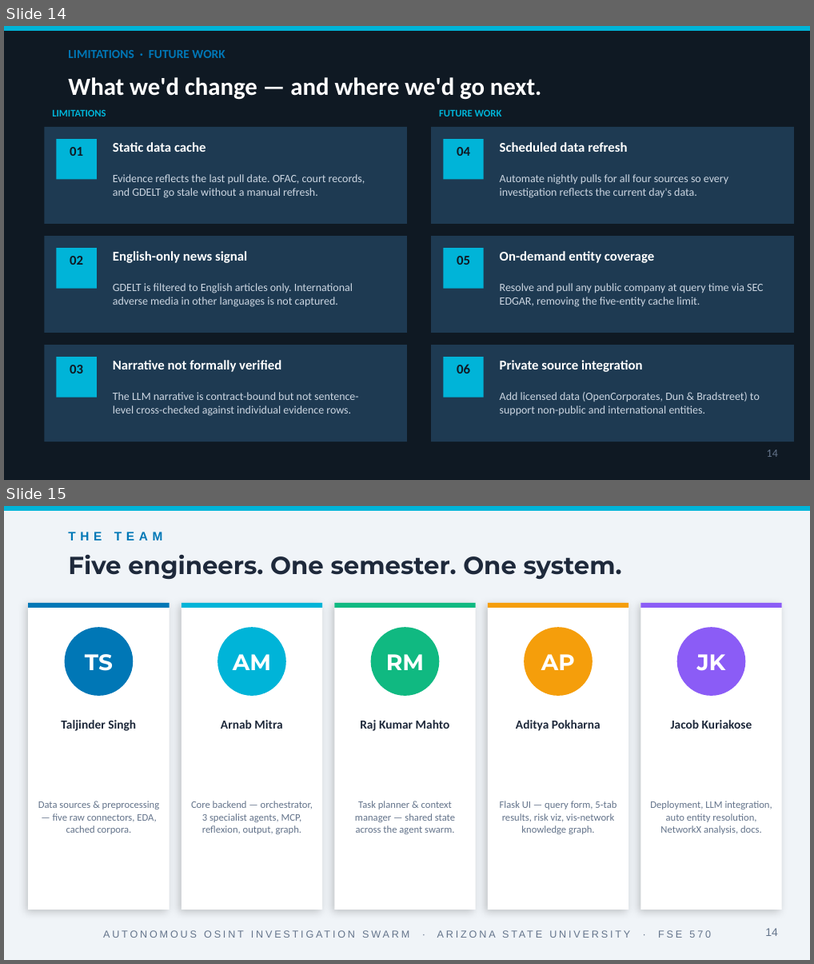
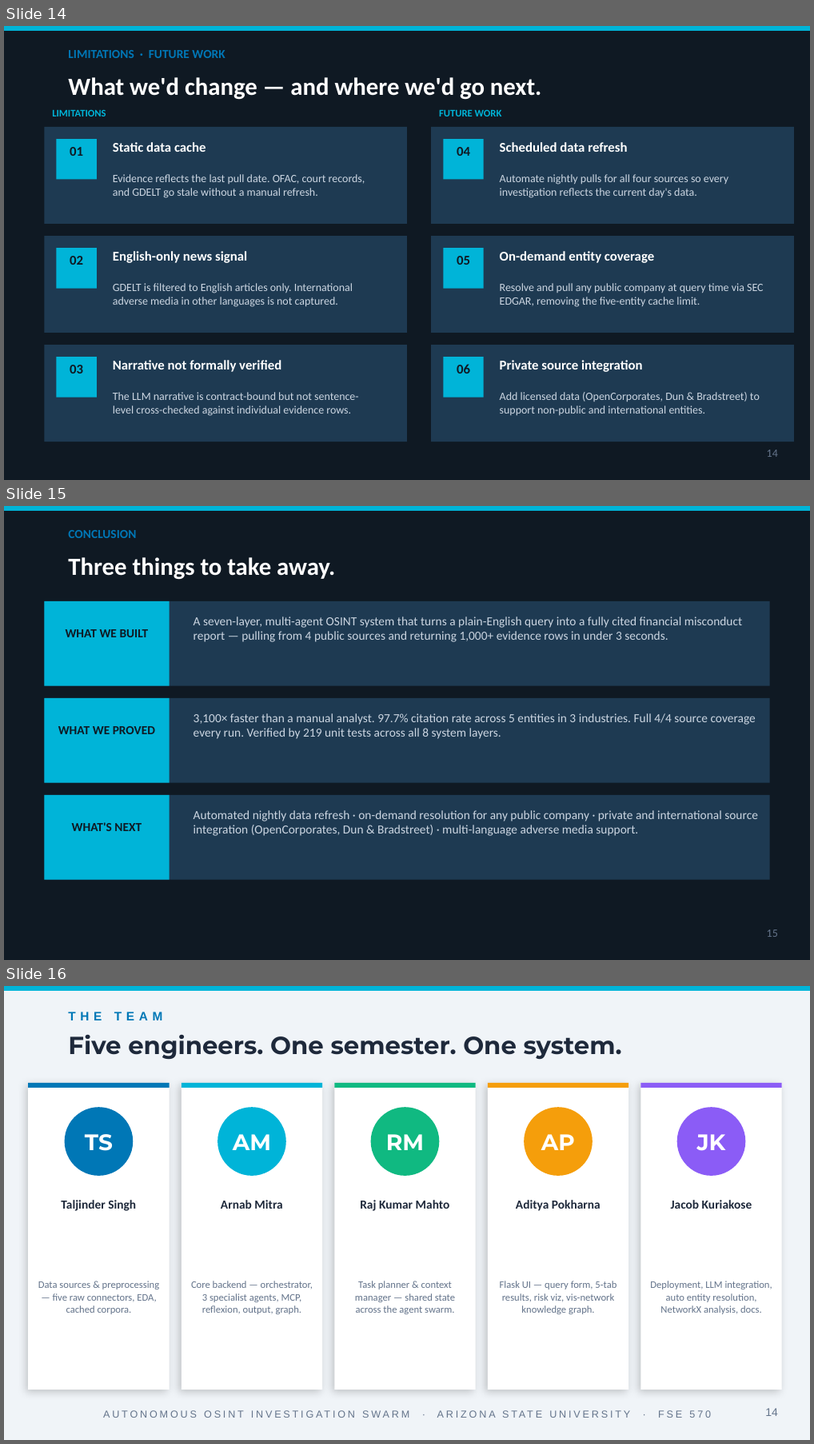
Before and after one commit to rajmahato111/FSE570, a slide deck: docs/osint-swarm-architecture.pptx. Shown one above the other, each under a label of ours: slides 14 and 15 before the commit, slides 14, 15 and 16 after it. The pictures are 814x964 and 814x1444 pixels, drawn with LibreOffice and Linux fonts; fonts in the diff are those of the drawing. Boxes give left, top, right and bottom in pixels: in the first picture for what was removed or moved away, otherwise in the second. Text is boxed around its words. In the diff, an @@ line names an element or a change of style, - is before the commit and + after.

```diff
--- a/docs/osint-swarm-architecture.pptx
+++ b/docs/osint-swarm-architecture.pptx
@@ slide 15 added at <box>4,506,810,960</box>, background #0F1923 @@
@@ rectangle added at <box>4,506,810,511</box>, fill #00B4D8 @@
@@ text added at <box>68,530,136,538</box>, 11 pt, text #0077B6, bold @@
+CONCLUSION
@@ text added at <box>68,557,335,580</box>, 22 pt, text #FFFFFF, bold @@
+Three things to take away.
@@ rectangle added at <box>44,601,770,686</box>, fill #1E3A52 @@
@@ rectangle added at <box>44,601,170,686</box>, fill #00B4D8 @@
@@ text added at <box>194,616,742,642</box>, 11 pt, text #CBD5E1 @@
+A seven-layer, multi-agent OSINT system that turns a plain-English query into a fully cited financial misconduct report — pulling from 4 public sources and returning 1,000+ evidence rows in under 3 seconds.
@@ text added at <box>66,629,149,637</box>, 11 pt, text #0F1923, bold @@
+WHAT WE BUILT
@@ rectangle added at <box>44,698,770,783</box>, fill #1E3A52 @@
@@ rectangle added at <box>44,698,170,783</box>, fill #00B4D8 @@
@@ text added at <box>194,713,756,739</box>, 11 pt, text #CBD5E1 @@
+3,100× faster than a manual analyst. 97.7% citation rate across 5 entities in 3 industries. Full 4/4 source coverage every run. Verified by 219 unit tests across all 8 system layers.
@@ text added at <box>58,726,155,734</box>, 11 pt, text #0F1923, bold @@
+WHAT WE PROVED
@@ rectangle added at <box>44,795,770,880</box>, fill #1E3A52 @@
@@ rectangle added at <box>44,795,170,880</box>, fill #00B4D8 @@
@@ text added at <box>194,810,758,836</box>, 11 pt, text #CBD5E1 @@
+Automated nightly data refresh · on-demand resolution for any public company · private and international source integration (OpenCorporates, Dun & Bradstreet) · multi-language adverse media support.
@@ text added at <box>72,822,142,831</box>, 11 pt, text #0F1923, bold @@
+WHAT'S NEXT
@@ text added at <box>767,929,778,936</box>, 10 pt, text #64748B @@
+15
@@ what was slide 15 is now slide 16 @@
```
Also in this commit, not shown: 1 other file.
